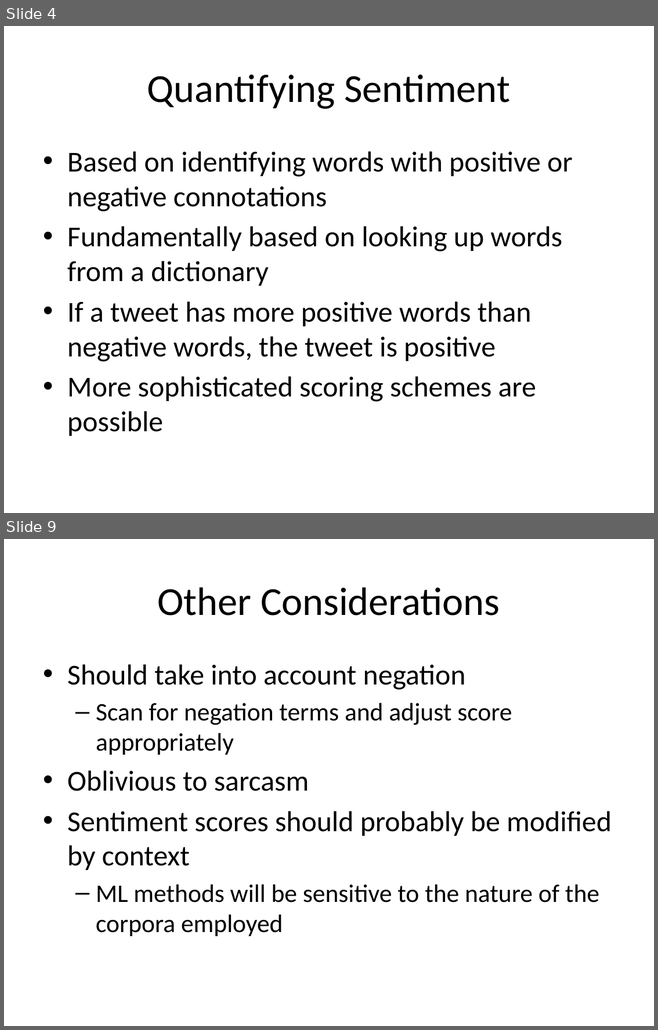
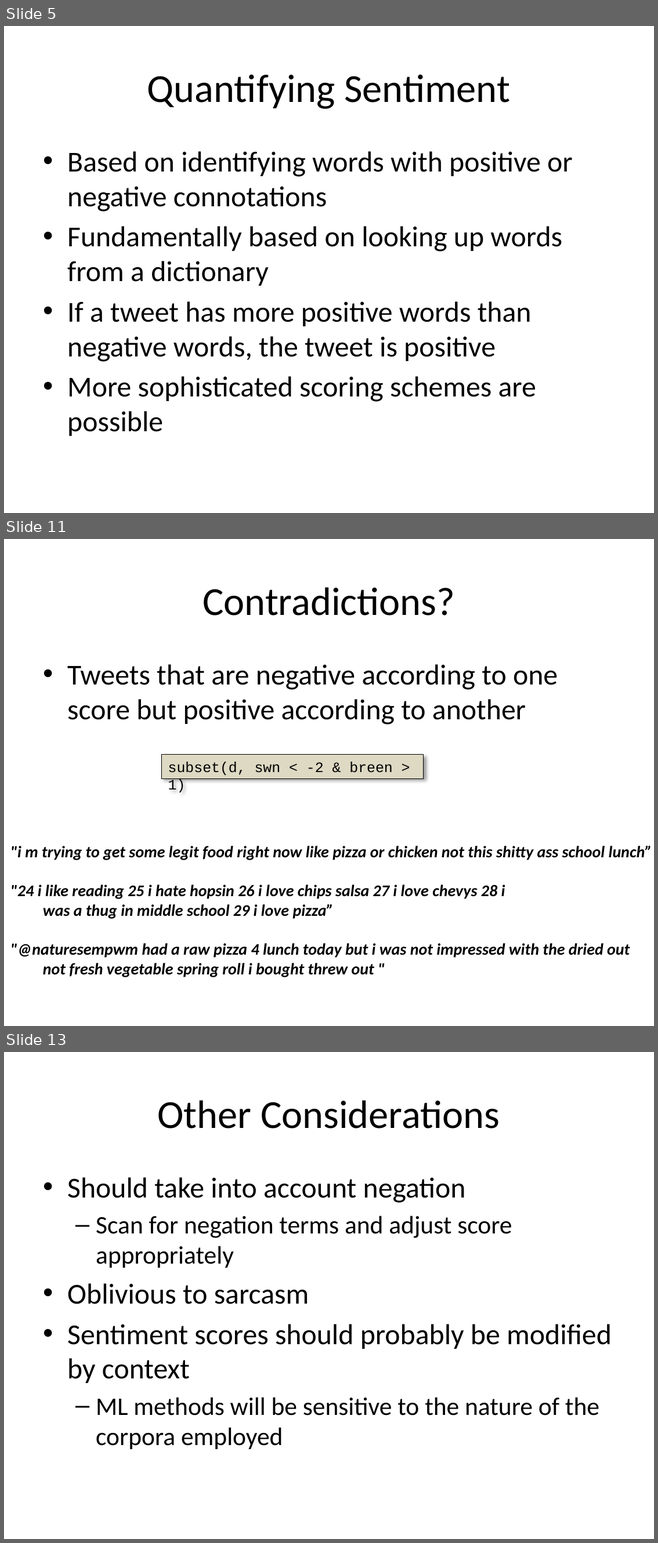
Before and after one commit to rajarshi/ctrug-tweet, a slide deck: ctrug.pptx. Shown one above the other, each under a label of ours: slides 4 and 9 before the commit, slides 5, 11 and 13 after it; the slides between them are not shown. The pictures are 658x1030 and 658x1543 pixels, drawn with LibreOffice and Linux fonts; fonts in the diff are those of the drawing. Boxes give left, top, right and bottom in pixels: in the first picture for what was removed or moved away, otherwise in the second. Text is boxed around its words. In the diff, an @@ line names an element or a change of style, - is before the commit and + after.

```diff
--- a/ctrug.pptx
+++ b/ctrug.pptx
@@ slide 11 added at box(4, 539, 654, 1026), background #FFFFFF @@
@@ title added at box(202, 587, 455, 616), 44 pt, text #000000 @@
+Contradictions?
@@ text added at box(67, 664, 557, 725), 32 pt, text #000000 @@
+• Tweets that are negative according to one score but positive according to another
@@ rectangle added at box(162, 755, 424, 779), fill #DDD9C3, outline #000000 0.75 pt, 16 pt, text #000000 @@
+subset(d, swn < -2 & breen > 1)
@@ text added at box(10, 846, 652, 977), 18 pt, text #000000, bold, italic @@
+"i m trying to get some legit food right now like pizza or chicken not this shitty ass school lunch”
+"24 i like reading 25 i hate hopsin 26 i love chips salsa 27 i love chevys 28 i
+was a thug in middle school 29 i love pizza”
+"@naturesempwm had a raw pizza 4 lunch today but i was not impressed with the dried out
+not fresh vegetable spring roll i bought threw out "
@@ what was slide 4 is now slide 5 @@
@@ what was slide 9 is now slide 13 @@
```
Also in this commit, not shown: 4 slides changed, 3 other slides added, 1 slide removed, 2 other files.
